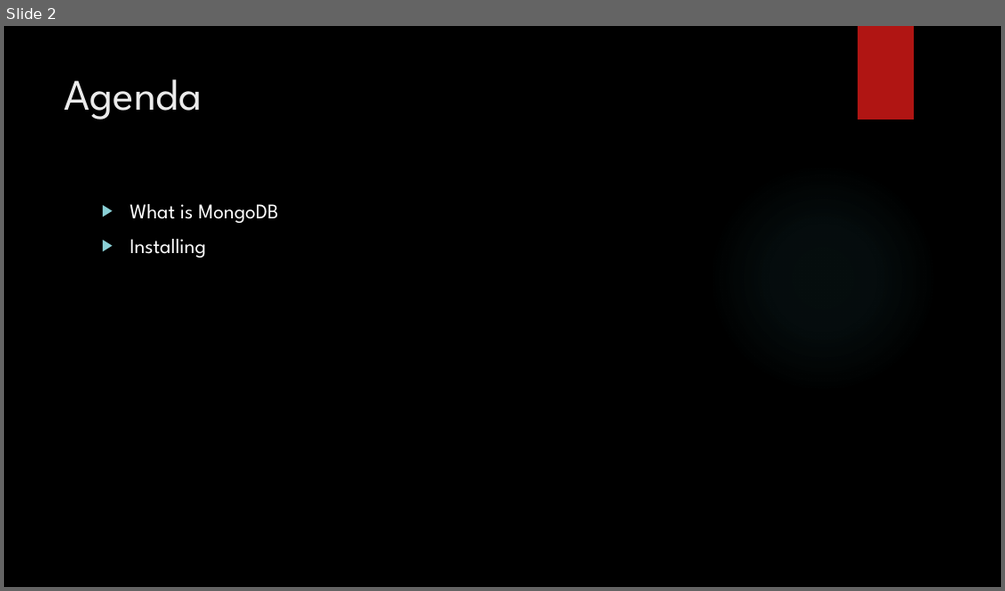
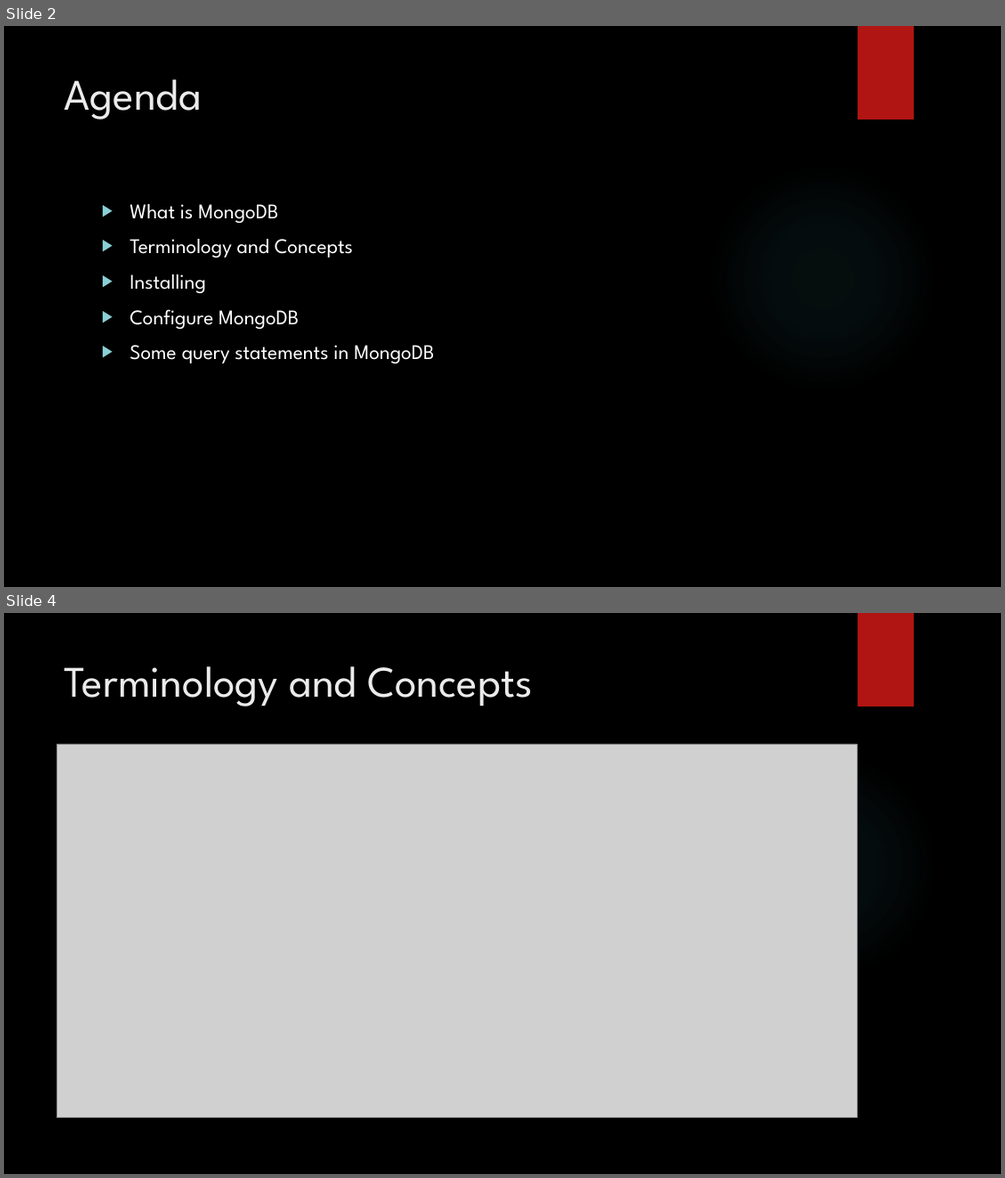
Before and after one commit to vansang1706/qt-project, a slide deck: MongoDB.pptx. Shown one above the other, each under a label of ours: slide 2 before the commit, slides 2 and 4 after it; the slides between them are not shown. The pictures are 1005x591 and 1005x1178 pixels, drawn with LibreOffice and Linux fonts; fonts in the diff are those of the drawing; grey boxes stand for pictures; background and template pictures are left out. Boxes give left, top, right and bottom in pixels: in the first picture for what was removed or moved away, otherwise in the second. Text is boxed around its words. In the diff, an @@ line names an element or a change of style, - is before the commit and + after.

```diff
--- a/MongoDB.pptx
+++ b/MongoDB.pptx
@@ slide 4 added at [4, 613, 1001, 1174], background picture (left out); not listed: 2 template elements that a slide beside it also shows @@
@@ title added at [65, 666, 532, 706], 42 pt, text #EBEBEB @@
+Terminology and Concepts
@@ picture added at [57, 744, 858, 1118] @@
@@ slide 2 changed as well @@
@@ text at [129, 239, 353, 257]: paragraph added @@
+▶ Terminology and Concepts
@@ text at [129, 309, 434, 363]: paragraphs added @@
+▶ Configure MongoDB
+▶ Some query statements in MongoDB
```
Also in this commit, not shown: 1 other slide changed, 10 other slides added, 1 slide removed.
